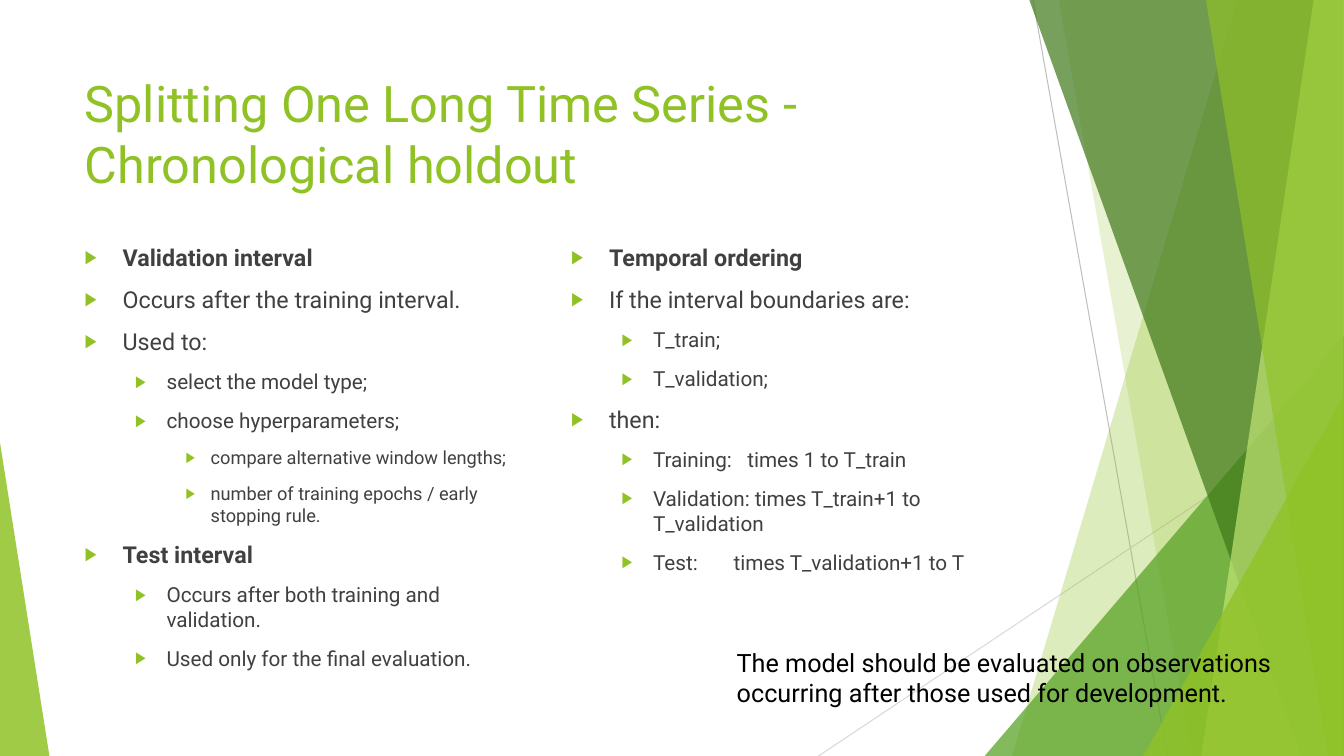
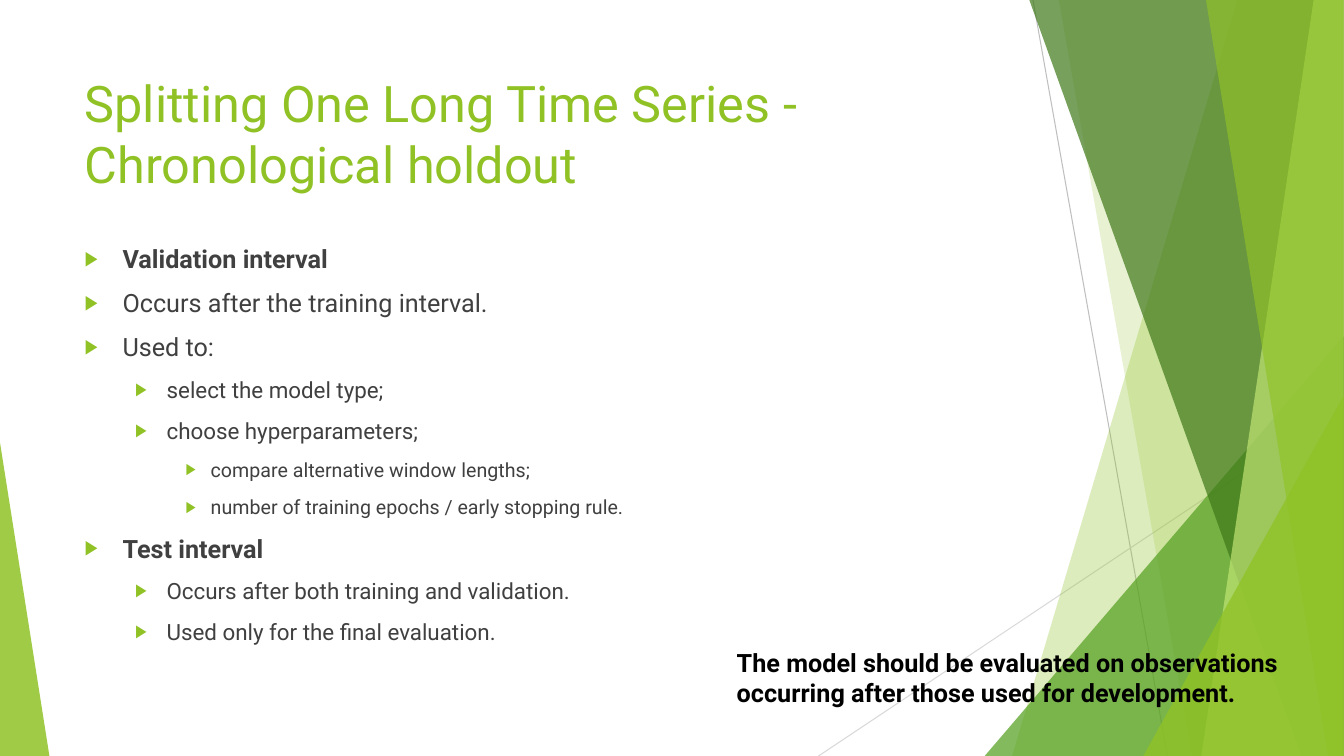
Before and after one commit to FranzGH/timeseries, a slide deck: slide 19 of Slides/02 Training, Validation, Test and Data Leakage.pptx. Drawn at 1344x756 pixels with LibreOffice and Linux fonts; fonts in the diff are those of the drawing. Boxes give left, top, right and bottom in pixels: in the first picture for what was removed or moved away, otherwise in the second. Text is boxed around its words. In the diff, an @@ line names an element or a change of style, - is before the commit and + after.

```diff
--- a/Slides/02 Training, Validation, Test and Data Leakage.pptx
+++ b/Slides/02 Training, Validation, Test and Data Leakage.pptx
@@ text "Validation interval" at (123, 249, 623, 645): size 16.6 to 18 pt in "Validation interval", "Occurs after the training interval.", "Used to:", "Test interval"; size 14.8 to 16 pt in "select the model type;", "choose hyperparameters;", "Occurs after both training and validation.", "Used only for the final evaluation."; size 12.9 to 14 pt in "compare alternative window lengths;", "number of training epochs / early stopping ..." @@
@@ text removed at (609, 248, 964, 572) @@
-▶ Temporal ordering
-▶ If the interval boundaries are:
-  ▶ T_train;
-  ▶ T_validation;
-▶ then:
-  ▶ Training: times 1 to T_train
-  ▶ Validation: times T_train+1 to T_validation
-  ▶ Test: times T_validation+1 to T
@@ text "The model should be evaluated ..." at (737, 649, 1278, 708): bold on @@
```
Also in this commit, not shown: 5 other slides changed, 1 other file.
